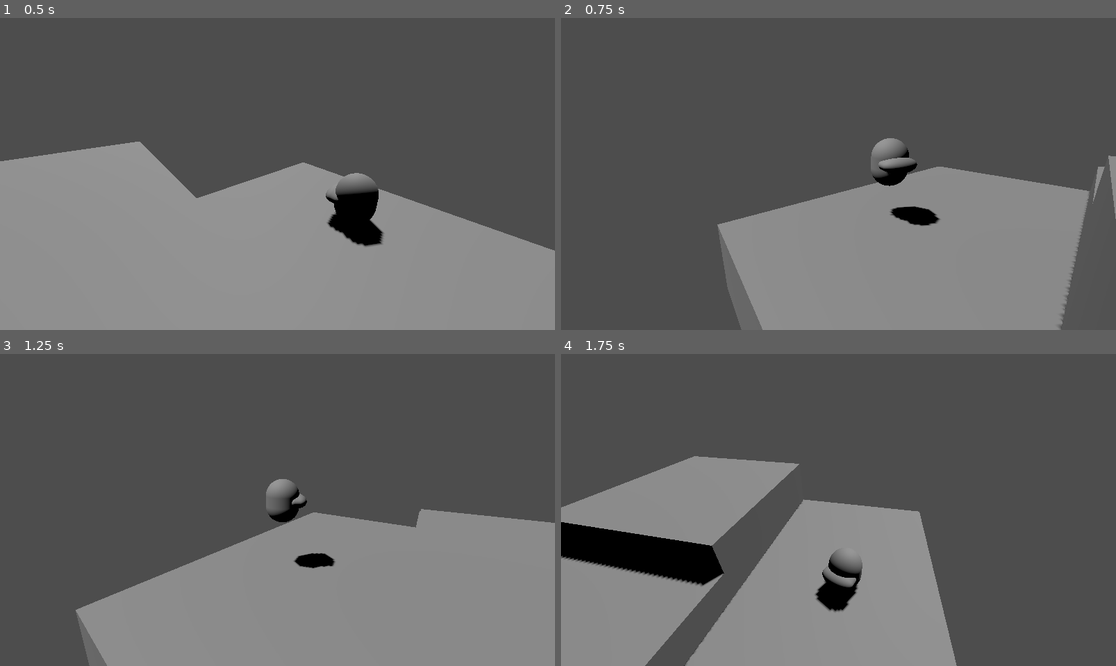
Above: before the commit, frames 1-4 (two rows, left to right).
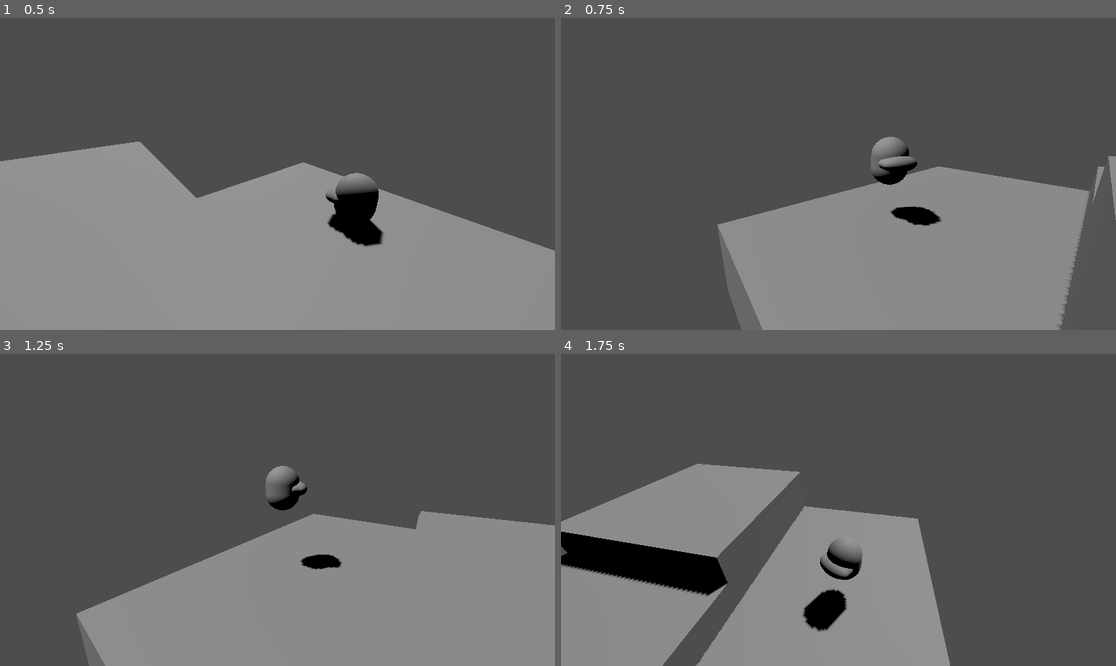
Above: after the commit, the same moments.

Repository: stinkykittens/bad-oinks-3d
Game: Godot game, scene res://maps/test_map.tscn
Two runs of this game, one before a commit and one after it. Both use one fixed random seed, a clock stepped at 60 frames per second and the inputs below. The project has no main scene, so this scene is started directly.
Inputs (mouse positions are in pixels of both pictures, inside the frame that each line leads up to):
- Up to frame 1 (0.5 s): no input
- Up to frame 2 (0.75 s): move the mouse to (960, 158) at 0.52 s; hold D (move_right) from 0.53 s (still down); hold Space (jump) from 0.53 s (still down)
- Up to frame 3 (1.25 s): keep holding D (move_right); keep holding Space (jump)
- Up to frame 4 (1.75 s): move the mouse to (727, 525) at 1.27 s; release D (move_right) at 1.28 s; release Space (jump) at 1.28 s; hold S (move_down) from 1.28 s (still down); tap Down (rotate_camera_down) at 1.35 s; tap Space (jump) at 1.52, 1.55 s

Frame 1 is identical in both runs. In frame 2, 0.2% of the frame differs, in the area x 28-100%, y 38-95%; in frame 3, 1.7%; in frame 4, 7.7%, in the area x 0-72%, y 32-100%.

Commit message:
Add variable jump height

Diff:
--- a/character/player/player.gd
+++ b/character/player/player.gd
@@ -15,6 +15,7 @@
 @export var gravity_scale := 1.0
 @export var jump_gravity_scale := 0.8
 @export var jump_strenght := 8.0
+@export var jump_cancel_strenght := 3.0
 
 @export var rotaion_smooth_speed_grounded := 6
 @export var rotaion_smooth_speed_air := 3
@@ -67,11 +68,16 @@
 
 	if state == States.Jump:
 		velocity.y -= ProjectSettings.get_setting("physics/3d/default_gravity") * jump_gravity_scale * delta
+		if not Input.is_action_pressed("jump"):
+			velocity.y = move_toward(velocity.y, 0, jump_cancel_strenght * delta)
+		if velocity.y <= 0:
+			state = States.Fall
 
 	rotation.y = lerp_angle(rotation.y, _target_rotation, delta * (rotaion_smooth_speed_grounded if is_on_floor() else rotaion_smooth_speed_air))
 
 	if is_on_floor() and Input.is_action_just_pressed("jump"):
 		velocity.y = jump_strenght
+		state = States.Jump
 
 	move_and_slide()
 	print(state)
--- a/character/player/player.tscn
+++ b/character/player/player.tscn
@@ -13,11 +13,8 @@
 [node name="Player" type="CharacterBody3D" unique_id=153297718]
 script = ExtResource("1_8eijk")
 move_speed = 12.0
-move_deadzone = null
-gravity_scale = null
 jump_strenght = 5.5
-rotaion_smooth_speed_grounded = null
-rotaion_smooth_speed_air = null
+jump_cancel_strenght = 9.0
 
 [node name="MeshInstance3D" type="MeshInstance3D" parent="." unique_id=569681655]
 transform = Transform3D(1, 0, 0, 0, 1, 0, 0, 0, 1, 0, 0.6289198, 0)
